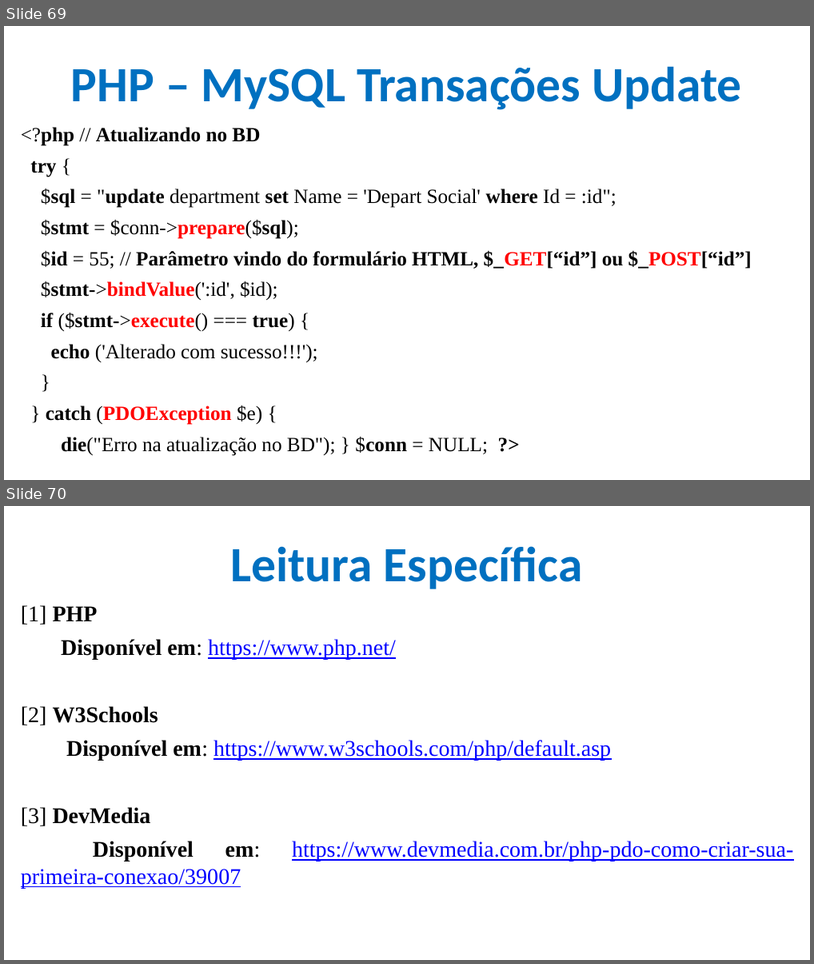
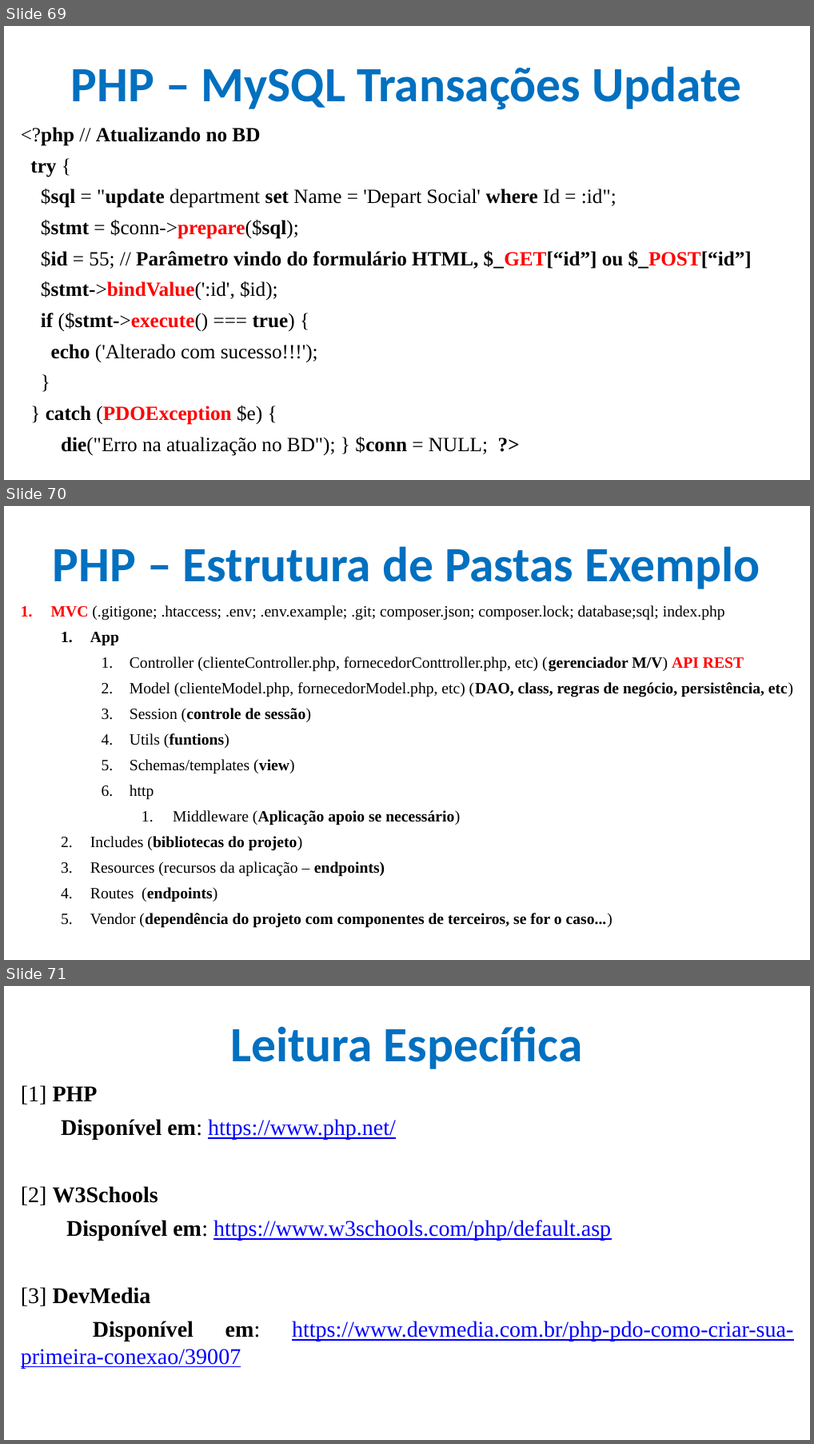
Before and after one commit to CloudEducationBrazil/WydenDesenvolvimentoWebPHP, a slide deck: 01 Classes/Aula 12 e 13 Desenvolvimento Web PHP - PHP.pptx. Shown one above the other, each under a label of ours: slides 69 and 70 before the commit, slides 69, 70 and 71 after it. The pictures are 814x964 and 814x1444 pixels, drawn with LibreOffice and Linux fonts; fonts in the diff are those of the drawing; background and template pictures are left out. Boxes give left, top, right and bottom in pixels: in the first picture for what was removed or moved away, otherwise in the second. Text is boxed around its words. In the diff, an @@ line names an element or a change of style, - is before the commit and + after.

```diff
--- a/01 Classes/Aula 12 e 13 Desenvolvimento Web PHP - PHP.pptx
+++ b/01 Classes/Aula 12 e 13 Desenvolvimento Web PHP - PHP.pptx
@@ slide 70 added at box(4, 506, 810, 960), background picture (left out) @@
@@ title added at box(53, 546, 760, 589), 44 pt, text #0070C0, bold @@
+PHP – Estrutura de Pastas Exemplo
@@ text added at box(51, 605, 794, 928), 14 pt, text #000000 @@
+1. MVC (.gitigone; .htaccess; .env; .env.example; .git; composer.json; composer.lock; database;sql; index.php
+  1. App
+    1. Controller (clienteController.php, fornecedorConttroller.php, etc) (gerenciador M/V) API REST
+    2. Model (clienteModel.php, fornecedorModel.php, etc) (DAO, class, regras de negócio, persistência, etc)
+    3. Session (controle de sessão)
+    4. Utils (funtions)
+    5. Schemas/templates (view)
+    6. http
+      1. Middleware (Aplicação apoio se necessário)
+  2. Includes (bibliotecas do projeto)
+  3. Resources (recursos da aplicação – endpoints)
+  4. Routes (endpoints)
+  5. Vendor (dependência do projeto com componentes de terceiros, se for o caso...)
@@ what was slide 70 is now slide 71 @@
```
Also in this commit, not shown: 1 slide changed.
